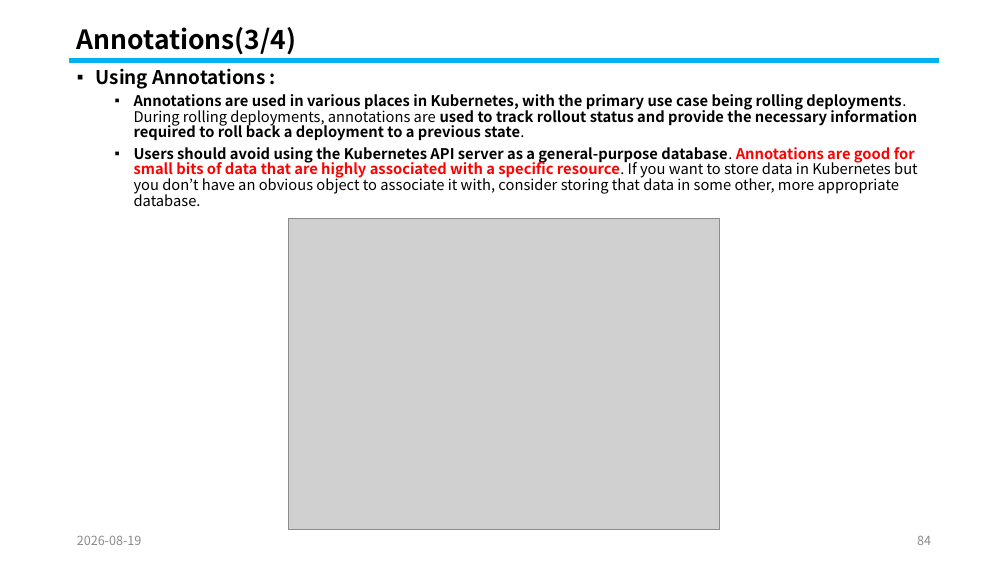
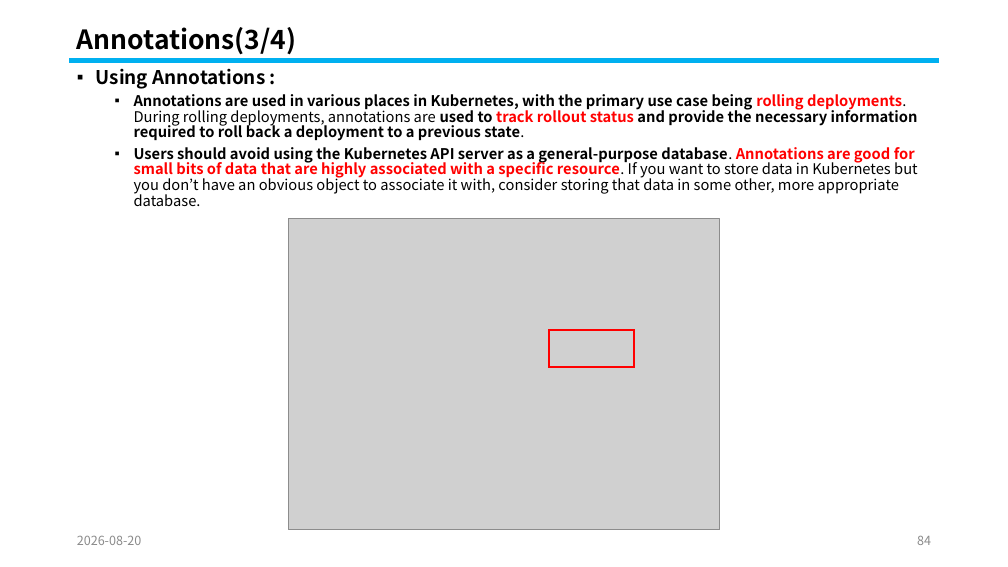
Before and after one commit to knix008/TestSimulator, a slide deck: slide 84 of Kubernetes/Kubernetes Part 02-2026.08.25.pptx. Drawn at 1008x567 pixels with LibreOffice and Linux fonts; fonts in the diff are those of the drawing; grey boxes stand for pictures. Boxes give left, top, right and bottom in pixels: in the first picture for what was removed or moved away, otherwise in the second. Text is boxed around its words. In the diff, an @@ line names an element or a change of style, - is before the commit and + after.

```diff
--- a/Kubernetes/Kubernetes Part 02-2026.08.25.pptx
+++ b/Kubernetes/Kubernetes Part 02-2026.08.25.pptx
@@ text at [134, 94, 918, 141]: text colour #000000 to #FF0000 in "rolling deployments. track rollout status" @@
@@ rectangle added at [549, 330, 634, 367], outline #FF0000 2.25 pt @@
@@ text at [77, 536, 142, 545]: text changed @@
-2026-08-19
+2026-08-20
```
Also in this commit, not shown: 115 other slides changed, 1 other file.
